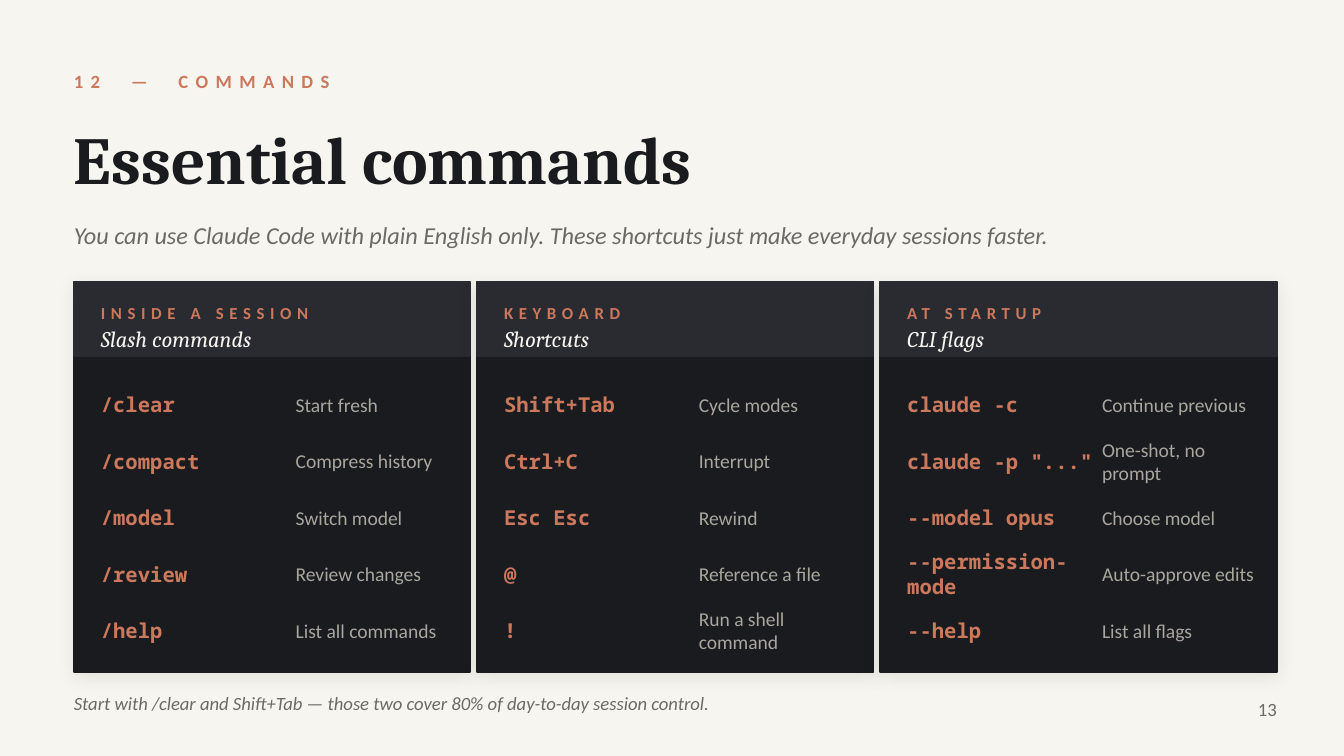
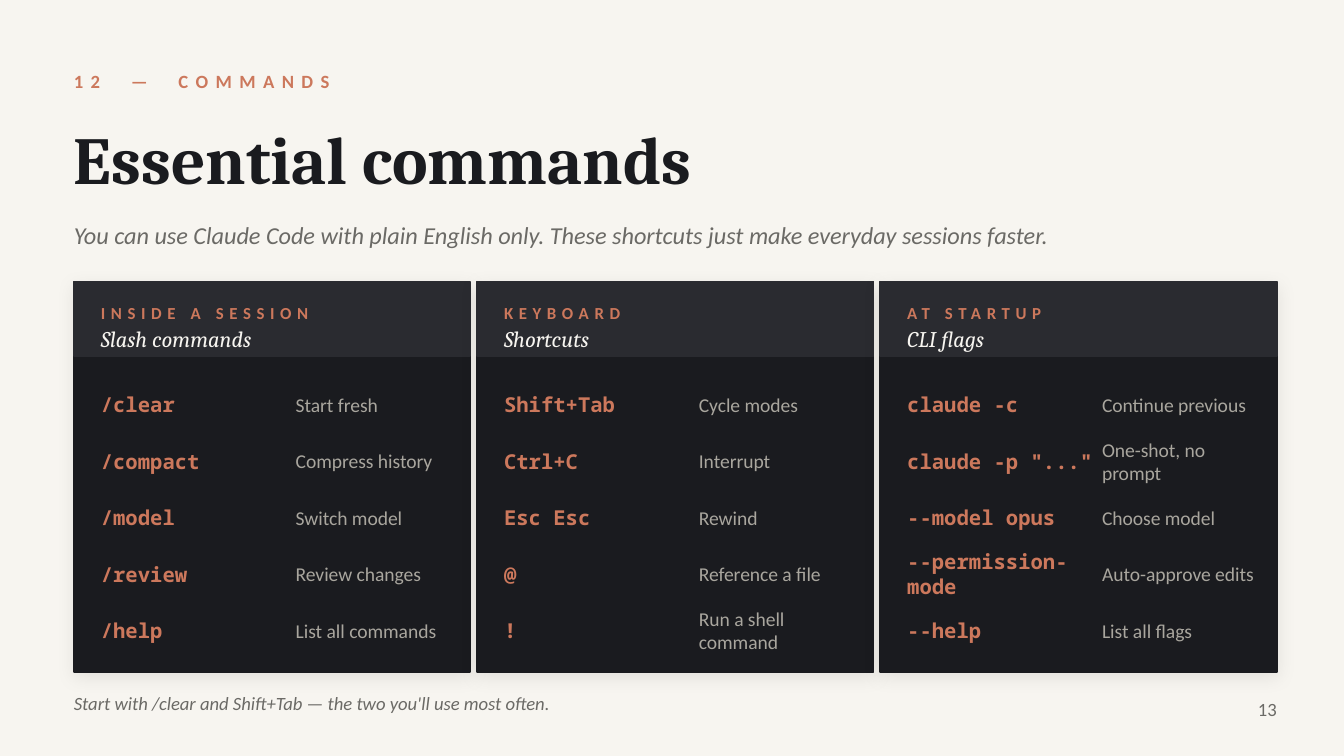
Before and after one commit to radrt/sap-presentation-claude, a slide deck: slide 13 of Claude_Code.pptx. Drawn at 1344x756 pixels with LibreOffice and Linux fonts; fonts in the diff are those of the drawing. Boxes give left, top, right and bottom in pixels: in the first picture for what was removed or moved away, otherwise in the second. Text is boxed around its words. In the diff, an @@ line names an element or a change of style, - is before the commit and + after.

```diff
--- a/Claude_Code.pptx
+++ b/Claude_Code.pptx
@@ text at <box>74,697,550,713</box>: text changed @@
-Start with /clear and Shift+Tab — those two cover 80% of day-to-day session control.
+Start with /clear and Shift+Tab — the two you'll use most often.
```
Also in this commit, not shown: 5 other slides changed, 1 slide added.
